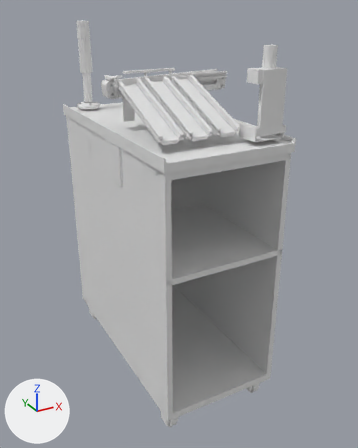
A saved change to the COLLADA model models/mps_delivery/meshes/mps_delivery.dae.
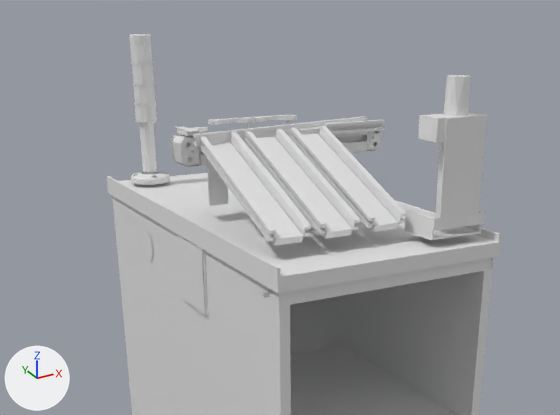
Old and new are each drawn whole from a 50 mm lens placed at (-0.797, -1.576, 1.069), pointed at (-0.143, -0.388, 0.475) and again close up on the part from 0% to 92% of the width and 0% to 55% of the height. The axes (+X, +Y, +Z) are drawn at lower left. The lights are the same throughout. Where no turn or scale is listed for an object, it has been applied to the vertices. Vertices at the same position are counted once.

The first close-up shows 'ShapeIndexedFaceSet_334'.
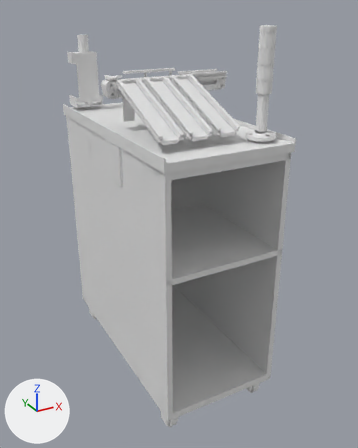
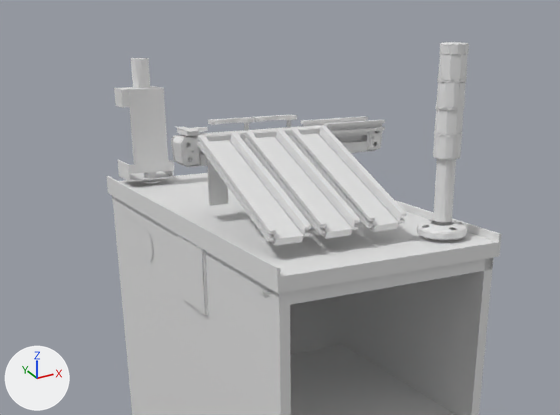
Pixel boxes (x1, y1, x2, y2) of what changed, in the close-ups (560 x 415 px; the box of a moved part takes in the faces that stretch with it):
'ShapeIndexedFaceSet_334', reshaped: before (106, 34, 502, 415); after (106, 42, 502, 415)
part 1 of me_shapeindexedfaceset_335, moved or reshaped: before (137, 121, 157, 172); after (433, 156, 460, 222)
part 2 of me_shapeindexedfaceset_335, added: after (416, 222, 467, 240)
part 3 of me_shapeindexedfaceset_335, moved or reshaped: before (134, 101, 157, 122); after (433, 132, 462, 158)
part 4 of me_shapeindexedfaceset_335, moved or reshaped: before (129, 36, 151, 43); after (439, 45, 469, 54)
part 5 of me_shapeindexedfaceset_335, moved or reshaped: before (129, 34, 151, 36); after (440, 42, 469, 45)
part 6 of me_shapeindexedfaceset_335, moved or reshaped: before (131, 172, 170, 180); after (417, 220, 467, 234)
part 7 of me_shapeindexedfaceset_335, moved or reshaped: before (444, 75, 470, 116); after (131, 58, 150, 88)
part 8 of me_shapeindexedfaceset_335, moved or reshaped: before (432, 212, 485, 230); after (128, 161, 174, 174)
part 9 of me_shapeindexedfaceset_335, moved or reshaped: before (439, 115, 487, 218); after (128, 88, 168, 165)
part 10 of me_shapeindexedfaceset_335, moved or reshaped: before (464, 211, 482, 233); after (162, 159, 174, 178)
part 11 of me_shapeindexedfaceset_335, moved or reshaped: before (404, 209, 479, 240); after (118, 160, 173, 182)
part 12 of me_shapeindexedfaceset_335, moved or reshaped (not visible afterwards): before (435, 142, 444, 218)
part 13 of me_shapeindexedfaceset_335, moved or reshaped: before (418, 113, 482, 143); after (114, 86, 161, 108)
part 14 of me_shapeindexedfaceset_335, added: after (434, 105, 464, 134)
part 15 of me_shapeindexedfaceset_335, added: after (437, 78, 466, 83)
part 16 of me_shapeindexedfaceset_335, added: after (438, 54, 468, 79)
part 17 of me_shapeindexedfaceset_335, added: after (436, 82, 466, 107)
part 18 of me_shapeindexedfaceset_335, deleted: before (130, 43, 155, 103)
part 19 of me_shapeindexedfaceset_335, cut back: before (131, 173, 170, 185)
part 20 of me_shapeindexedfaceset_335, moved or reshaped: before (182, 116, 368, 146); after (182, 116, 368, 141)

What changed in the scene script:
```text
Change me_shapeindexedfaceset_335:
    remove me_shapeindexedfaceset_335.from_pydata(...)  # 3062 vertices, 3523 faces; spans x -0.006..0.345, y -0.007..0.693, z -0.756..0.273
    add me_shapeindexedfaceset_335.from_pydata(...)  # 3066 vertices, 3523 faces; spans x -0.006..0.345, y -0.007..0.693, z -0.756..0.273
    me_shapeindexedfaceset_335 part 1: the loose piece of 111 vertices spanning x 0.041..0.078, y 0.615..0.652, z 0.04..0.129 is moved by (0.227, -0.58, 0.0)
    me_shapeindexedfaceset_335 part 2: the loose piece of 189 vertices spanning x 0.024..0.095, y 0.597..0.668, z 0.021..0.029 is copied, and the copy is moved by (0.227, -0.58, 0.0); it spans x 0.251..0.322, y 0.017..0.088, z 0.021..0.029
    me_shapeindexedfaceset_335 part 3: the loose piece of 144 vertices spanning x 0.04..0.079, y 0.614..0.652, z 0.129..0.161 is moved by (0.227, -0.58, 0.0)
    me_shapeindexedfaceset_335 part 4: the loose piece of 73 vertices spanning x 0.041..0.078, y 0.615..0.652, z 0.26..0.271 is moved by (0.227, -0.58, 0.0)
    me_shapeindexedfaceset_335 part 5: the loose piece of 73 vertices spanning x 0.041..0.078, y 0.614..0.651, z 0.271..0.273 is moved by (0.227, -0.58, 0.0)
    me_shapeindexedfaceset_335 part 6: the loose piece of 165 vertices spanning x 0.024..0.095, y 0.598..0.668, z 0.029..0.036 is moved by (0.227, -0.58, 0.0)
    me_shapeindexedfaceset_335 part 7: the loose piece of 16 vertices spanning x 0.265..0.296, y 0.016..0.047, z 0.185..0.234 is moved by (-0.223, 0.606, 0.0)
    me_shapeindexedfaceset_335 part 8: the loose piece of 8 vertices spanning x 0.238..0.323, y 0.007..0.012, z 0.041..0.057 is moved by (-0.223, 0.606, 0.0)
    me_shapeindexedfaceset_335 part 9: the loose piece of 8 vertices spanning x 0.248..0.312, y 0.007..0.012, z 0.057..0.185 is moved by (-0.223, 0.606, 0.0)
    me_shapeindexedfaceset_335 part 10: the loose piece of 7 vertices spanning x 0.32..0.323, y 0.012..0.075, z 0.027..0.057 is moved by (-0.223, 0.606, 0.0)
    me_shapeindexedfaceset_335 part 11: the loose piece of 14 vertices spanning x 0.238..0.32, y 0.012..0.075, z 0.027..0.057 is moved by (-0.223, 0.606, 0.0)
    me_shapeindexedfaceset_335 part 12: the loose piece of 18 vertices spanning x 0.262..0.299, y 0.013..0.051, z 0.045..0.155 is moved by (-0.223, 0.606, 0.0)
    me_shapeindexedfaceset_335 part 13: the loose piece of 8 vertices spanning x 0.236..0.312, y 0.012..0.052, z 0.155..0.185 is moved by (-0.223, 0.606, 0.0)
    me_shapeindexedfaceset_335 part 14: a new loose piece of 142 vertices spanning x 0.267..0.306, y 0.033..0.072, z 0.161..0.195
    me_shapeindexedfaceset_335 part 15: a new loose piece of 73 vertices spanning x 0.267..0.306, y 0.033..0.072, z 0.225..0.23
    me_shapeindexedfaceset_335 part 16: a new loose piece of 23 vertices spanning x 0.268..0.305, y 0.034..0.071, z 0.23..0.26
    me_shapeindexedfaceset_335 part 17: a new loose piece of 23 vertices spanning x 0.267..0.305, y 0.033..0.07, z 0.195..0.225
    me_shapeindexedfaceset_335 part 18: the loose piece of 307 vertices spanning x 0.04..0.079, y 0.614..0.652, z 0.161..0.26 is deleted
    me_shapeindexedfaceset_335 part 19: 1 vertex moved within x 0.052, y 0.652, z 0.021; 189 vertices removed from x 0.024..0.095, y 0.597..0.668, z 0.021..0.029
    me_shapeindexedfaceset_335 part 20: 12 vertices moved from x 0.008..0.323, y 0.27..0.337, z 0.133..0.149 to x 0.017..0.323, y 0.297..0.348, z 0.133..0.149; 2 vertices removed from x 0.008, y 0.271, z 0.133..0.149; 2 vertices added at x 0.22..0.221, y 0.34..0.341, z 0.133..0.149
```
